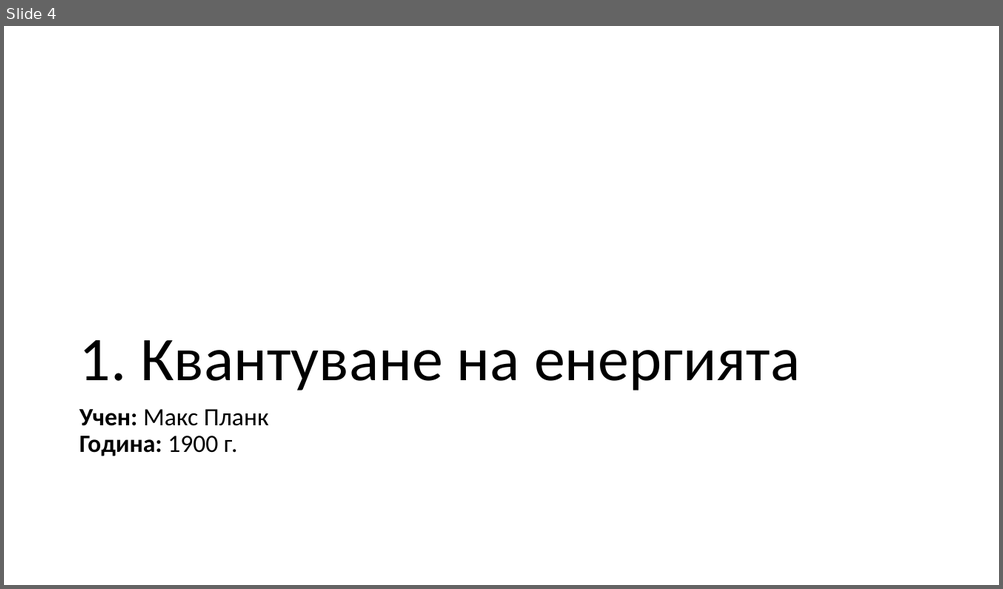
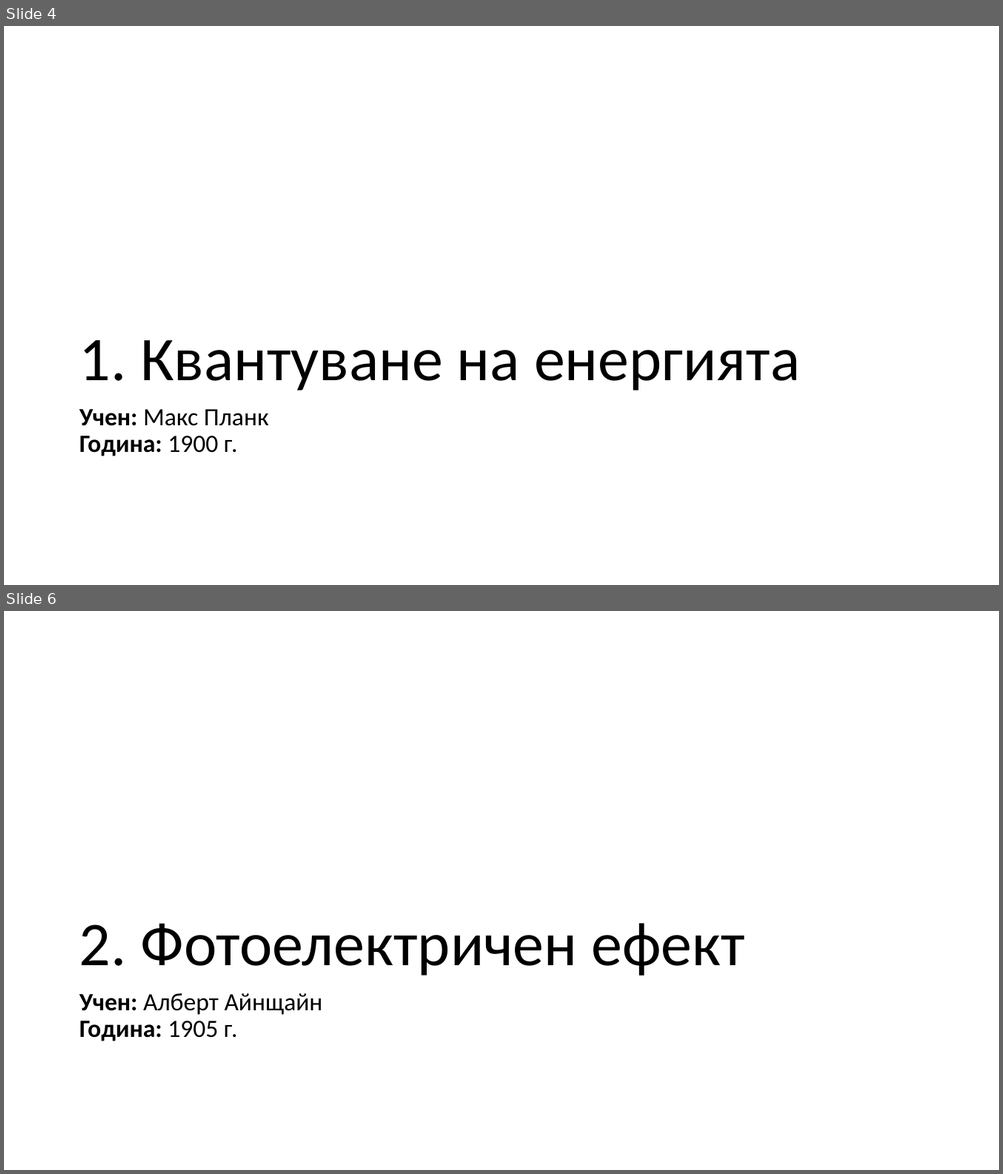
Before and after one commit to LAB5fire/PPQM, a slide deck: kvantova vizika.pptx. Shown one above the other, each under a label of ours: slide 4 before the commit, slides 4 and 6 after it; the slides between them are not shown. The pictures are 1003x589 and 1003x1174 pixels, drawn with LibreOffice and Linux fonts; fonts in the diff are those of the drawing. Boxes give left, top, right and bottom in pixels: in the first picture for what was removed or moved away, otherwise in the second. Text is boxed around its words. In the diff, an @@ line names an element or a change of style, - is before the commit and + after.

```diff
--- a/kvantova vizika.pptx
+++ b/kvantova vizika.pptx
@@ slide 6 added at (x1=4, y1=611, x2=999, y2=1170), background #FFFFFF @@
@@ title added at (x1=79, y1=923, x2=744, y2=976), 60 pt, text #000000 @@
+2. Фотоелектричен ефект
@@ text added at (x1=79, y1=994, x2=323, y2=1042), 24 pt, text #000000 @@
+Учен: Алберт Айнщайн
+Година: 1905 г.
```
Also in this commit, not shown: 1 slide changed, 3 other slides added.
